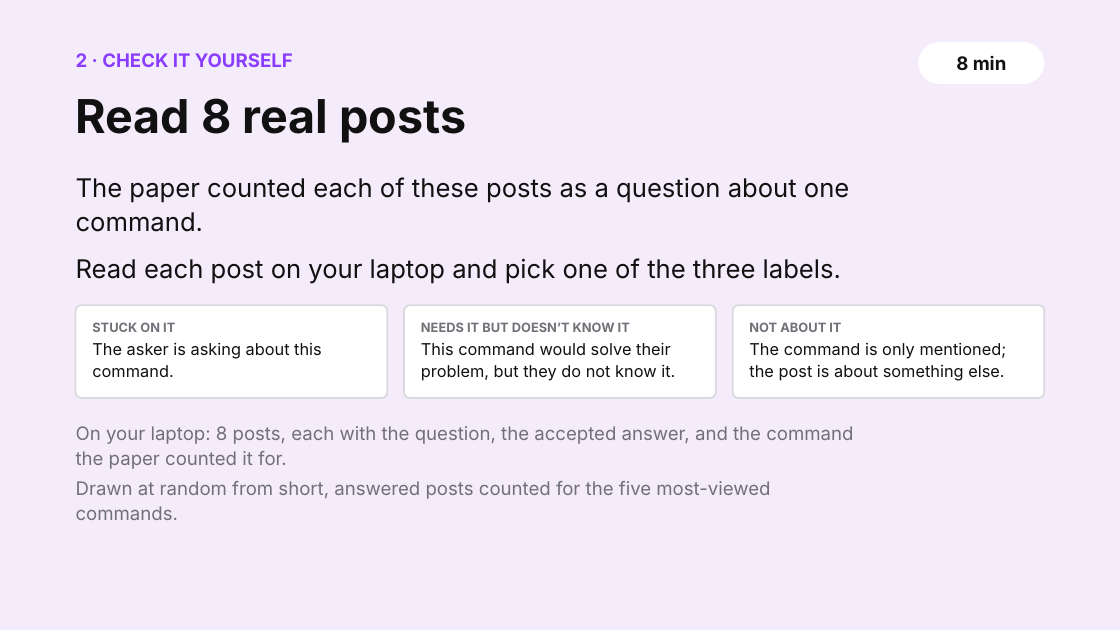
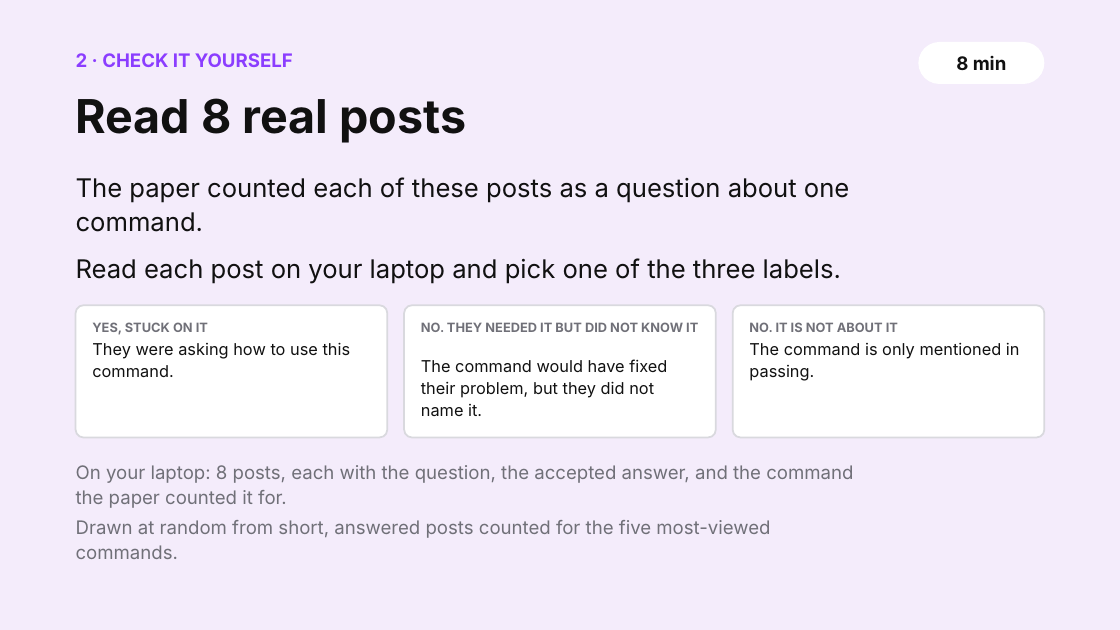
Before and after one commit to shubham3-ucb/cs294-pl, a slide deck: slide 7 of slides/thursday_app.pptx. Drawn at 1120x630 pixels with LibreOffice and Linux fonts; fonts in the diff are those of the drawing. Boxes give left, top, right and bottom in pixels: in the first picture for what was removed or moved away, otherwise in the second. Text is boxed around its words. In the diff, an @@ line names an element or a change of style, - is before the commit and + after.

```diff
--- a/slides/thursday_app.pptx
+++ b/slides/thursday_app.pptx
@@ rounded rectangle: place and size @@
-rounded rectangle at [76, 305, 387, 397]
+rounded rectangle at [76, 305, 387, 437]
@@ text at [92, 322, 208, 335]: text changed @@
-STUCK ON IT
+YES, STUCK ON IT
@@ rounded rectangle: place and size @@
-rounded rectangle at [404, 305, 716, 397]
+rounded rectangle at [404, 305, 716, 437]
@@ text at [421, 322, 698, 332]: text changed @@
-NEEDS IT BUT DOESN’T KNOW IT
+NO. THEY NEEDED IT BUT DID NOT KNOW IT
@@ rounded rectangle: place and size @@
-rounded rectangle at [733, 305, 1044, 397]
+rounded rectangle at [733, 305, 1044, 437]
@@ text at [749, 322, 898, 332]: text changed @@
-NOT ABOUT IT
+NO. IT IS NOT ABOUT IT
@@ text at [92, 342, 351, 377]: text changed @@
-The asker is asking about this command.
+They were asking how to use this command.
@@ text at [421, 359, 667, 416]: text changed @@
-This command would solve their problem, but they do not know it.
+The command would have fixed their problem, but they did not name it.
@@ text at [749, 343, 1020, 381]: text changed @@
-The command is only mentioned; the post is about something else.
+The command is only mentioned in passing.
@@ text "On your laptop: 8 posts, ...": place and size @@
-text "On your laptop: 8 posts, ..." at [76, 426, 853, 520]
+text "On your laptop: 8 posts, ..." at [76, 465, 853, 559]
```
Also in this commit, not shown: 1 other slide changed, 4 other files.
